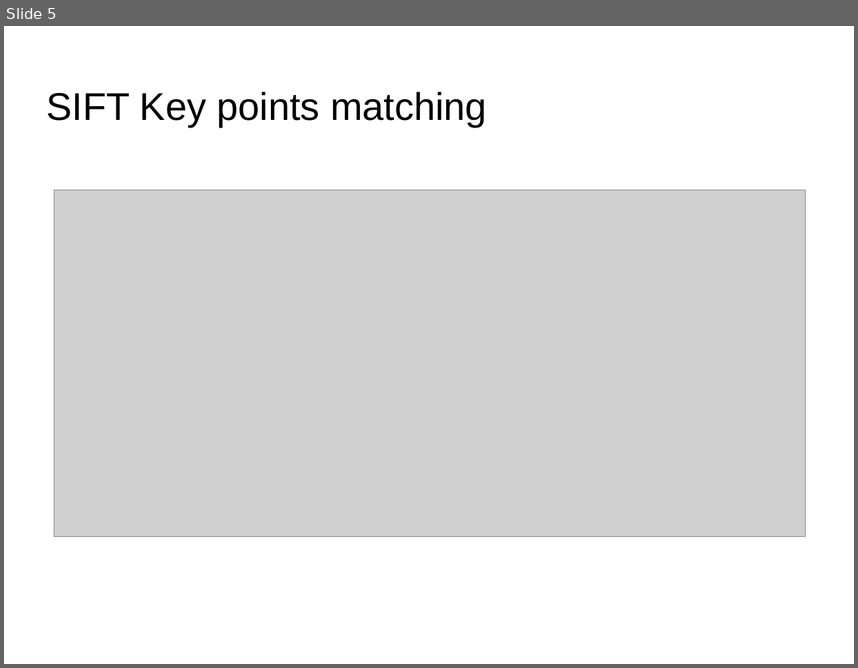
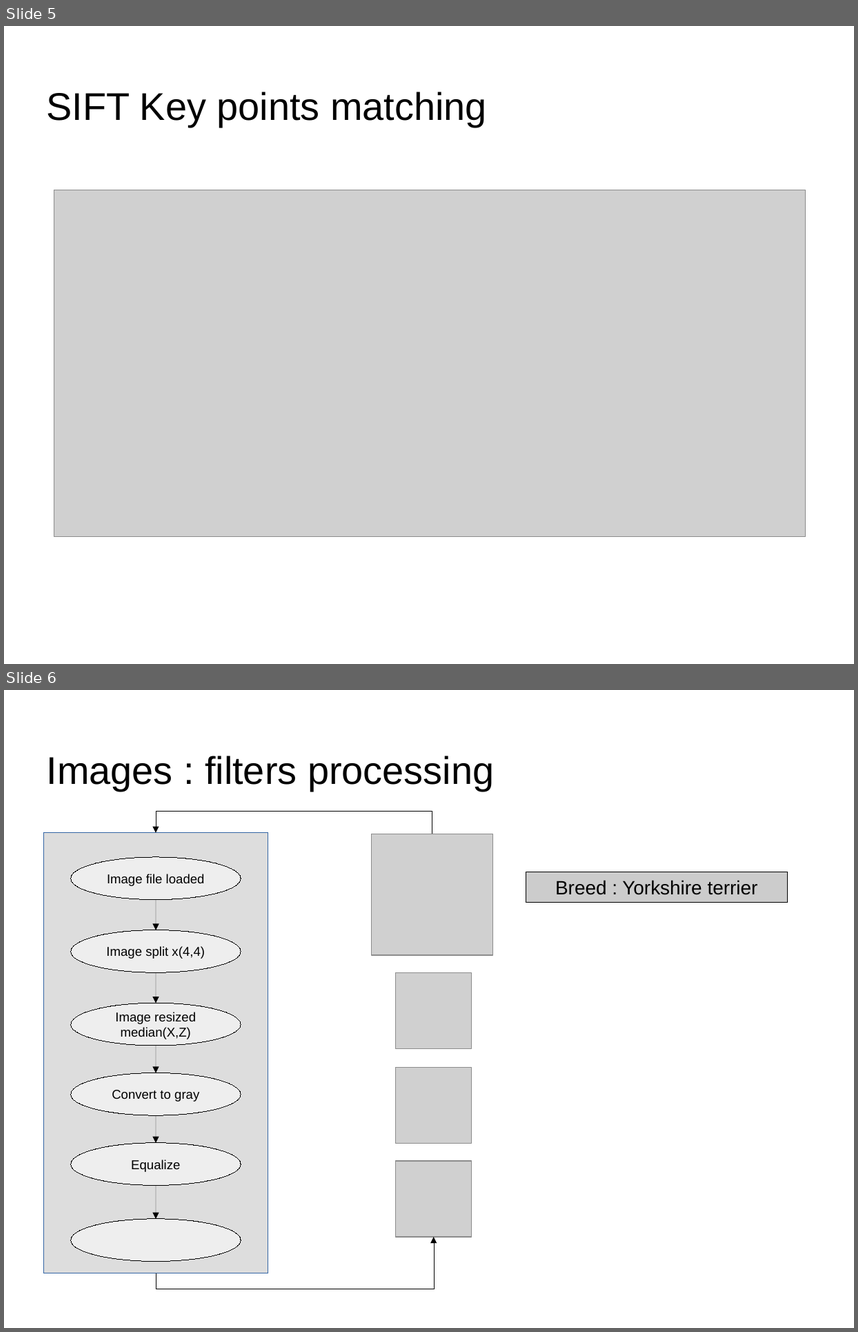
Before and after one commit to dataforcast/OC_Datascientist, a slide deck: P7/report/Openclassrooms_ParcoursDatascientist_P7-V1.odp. Shown one above the other, each under a label of ours: slide 5 before the commit, slides 5 and 6 after it. The pictures are 858x668 and 858x1332 pixels, drawn with LibreOffice and Linux fonts; fonts in the diff are those of the drawing; grey boxes stand for pictures; background and template pictures are left out. Boxes give left, top, right and bottom in pixels: in the first picture for what was removed or moved away, otherwise in the second. Text is boxed around its words. In the diff, an @@ line names an element or a change of style, - is before the commit and + after.

Commit message:
P7 : update with filter over SIFT descriptors based on descriptors density per splitted image

```diff
--- a/P7/report/Openclassrooms_ParcoursDatascientist_P7-V1.odp
+++ b/P7/report/Openclassrooms_ParcoursDatascientist_P7-V1.odp
@@ slide 6 added at [4,690,854,1328], background picture (left out) @@
@@ title added at [47,756,494,791], 36 pt, text #000000 @@
+Images : filters processing
@@ elbow arrow added from (432, 834) to (156, 833), #000000 0 pt @@
@@ rectangle added at [43,833,268,1273], fill #DDDDDD, outline #3465A4 0 pt @@
@@ picture added at [371,834,493,954] @@
@@ ellipse added at [71,858,241,900], fill #EEEEEE, outline #000000 0 pt, 12 pt, text #000000 @@
+Image file loaded
@@ rectangle added at [526,872,788,902], fill #CCCCCC, outline #000000 0 pt, 18 pt, text #000000 @@
+Breed : Yorkshire terrier
@@ arrow added from (156, 900) to (156, 930), #000000 0 pt @@
@@ ellipse added at [71,930,241,972], fill #EEEEEE, outline #000000 0 pt, 12 pt, text #000000 @@
+Image split x(4,4)
@@ arrow added from (156, 972) to (156, 1003), #000000 0 pt @@
@@ picture added at [396,972,471,1048] @@
@@ ellipse added at [71,1003,241,1045], fill #EEEEEE, outline #000000 0 pt, 12 pt, text #000000 @@
+Image resized
+median(X,Z)
@@ arrow added from (156, 1045) to (156, 1073), #000000 0 pt @@
@@ ellipse added at [71,1073,241,1115], fill #EEEEEE, outline #000000 0 pt, 12 pt, text #000000 @@
+Convert to gray
@@ picture added at [396,1067,471,1143] @@
@@ arrow added from (156, 1115) to (156, 1143), #000000 0 pt @@
@@ ellipse added at [71,1143,241,1185], fill #EEEEEE, outline #000000 0 pt, 12 pt, text #000000 @@
+Equalize
@@ picture added at [396,1161,471,1236] @@
@@ arrow added from (156, 1185) to (156, 1219), #000000 0 pt @@
@@ ellipse added at [71,1219,241,1261], fill #EEEEEE, outline #000000 0 pt @@
@@ elbow arrow added from (156, 1273) to (434, 1237), #000000 0 pt @@
```
Also in this commit, not shown: 4 slides changed, 2 other slides added, 1 slide removed, 9 other files.
